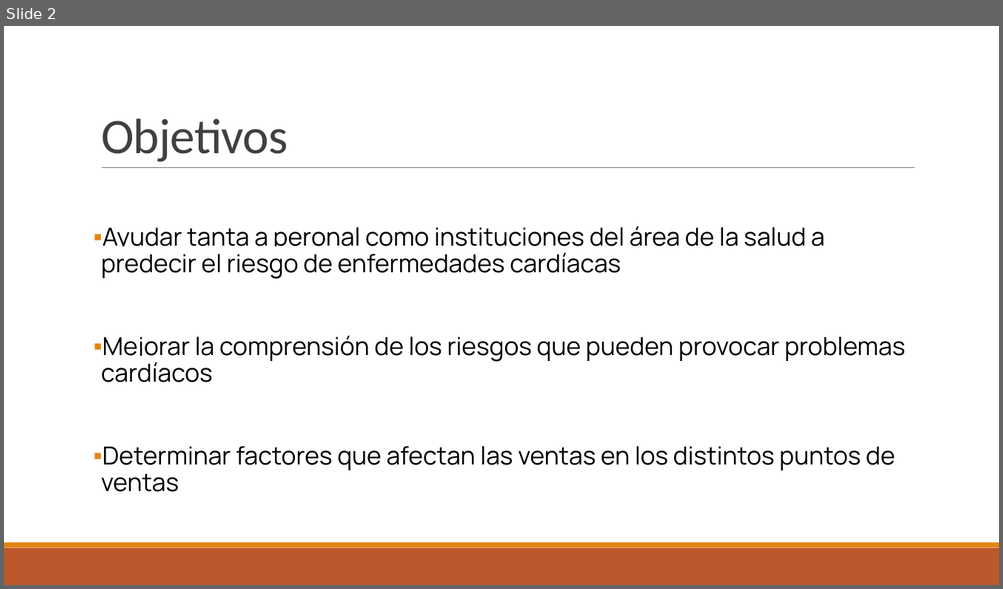
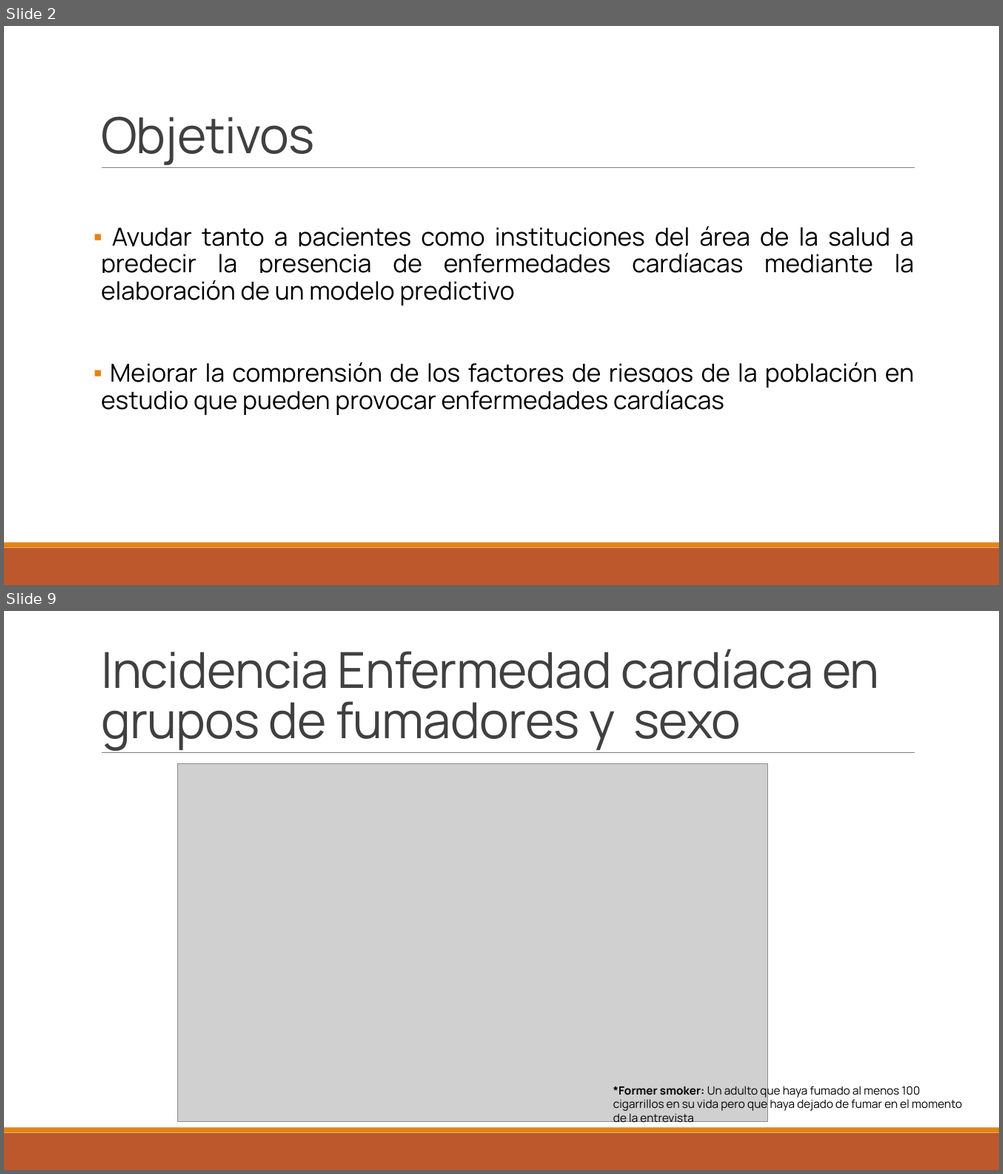
Before and after one commit to sordenesf/Heart-Disease, a slide deck: Presentación Indicators of Heart Diseases.pptx. Shown one above the other, each under a label of ours: slide 2 before the commit, slides 2 and 9 after it; the slides between them are not shown. The pictures are 1003x589 and 1003x1174 pixels, drawn with LibreOffice and Linux fonts; fonts in the diff are those of the drawing; grey boxes stand for pictures. Boxes give left, top, right and bottom in pixels: in the first picture for what was removed or moved away, otherwise in the second. Text is boxed around its words. In the diff, an @@ line names an element or a change of style, - is before the commit and + after.

```diff
--- a/Presentación Indicators of Heart Diseases.pptx
+++ b/Presentación Indicators of Heart Diseases.pptx
@@ slide 9 added at box(4, 611, 999, 1170), background #FFFFFF; not listed: 3 template elements that a slide beside it also shows @@
@@ title added at box(101, 649, 879, 751), 48 pt, text #404040 @@
+Incidencia Enfermedad cardíaca en grupos de fumadores y sexo
@@ picture added at box(177, 764, 767, 1122) @@
@@ text added at box(613, 1085, 962, 1126), 11 pt, text #000000 @@
+*Former smoker: Un adulto que haya fumado al menos 100 cigarrillos en su vida pero que haya dejado de fumar en el momento de la entrevista
@@ slide 2 changed as well @@
@@ title "Objetivos" at box(101, 116, 315, 165): font Calibri to Manrope @@
@@ text at box(101, 226, 913, 415): text changed @@
-▪ Ayudar tanta a peronal como instituciones del área de la salud a predecir el riesgo de enfermedades cardíacas
-▪ Mejorar la comprensión de los riesgos que pueden provocar problemas cardíacos
-▪ Determinar factores que afectan las ventas en los distintos puntos de ventas
+▪ Ayudar tanto a pacientes como instituciones del área de la salud a predecir la presencia de enfermedades cardíacas mediante la elaboración de un modelo predictivo
+▪ Mejorar la comprensión de los factores de riesgos de la población en estudio que pueden provocar enfermedades cardíacas
```
Also in this commit, not shown: 4 other slides changed, 21 other slides added, 4 slides removed.
